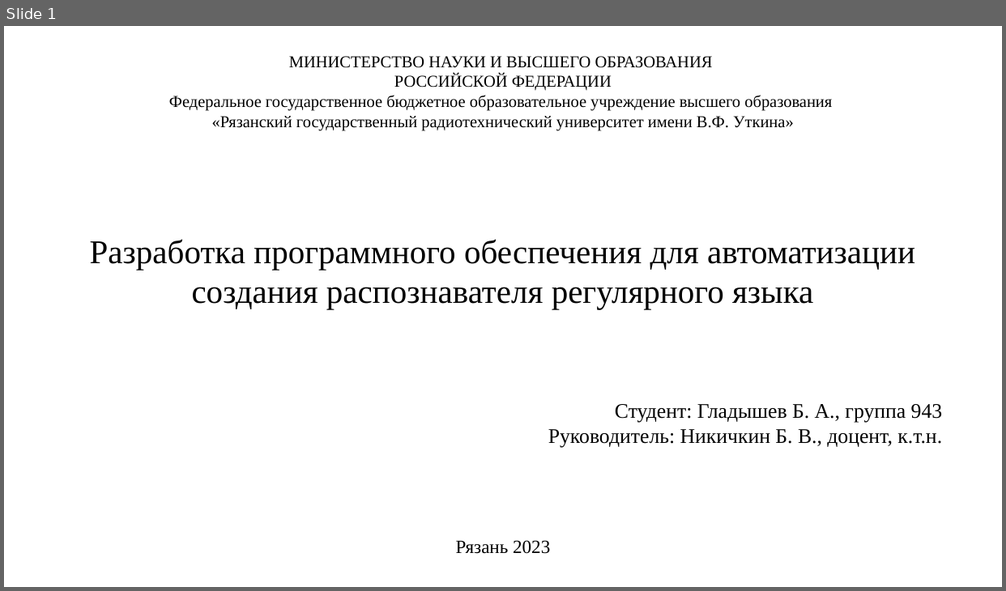
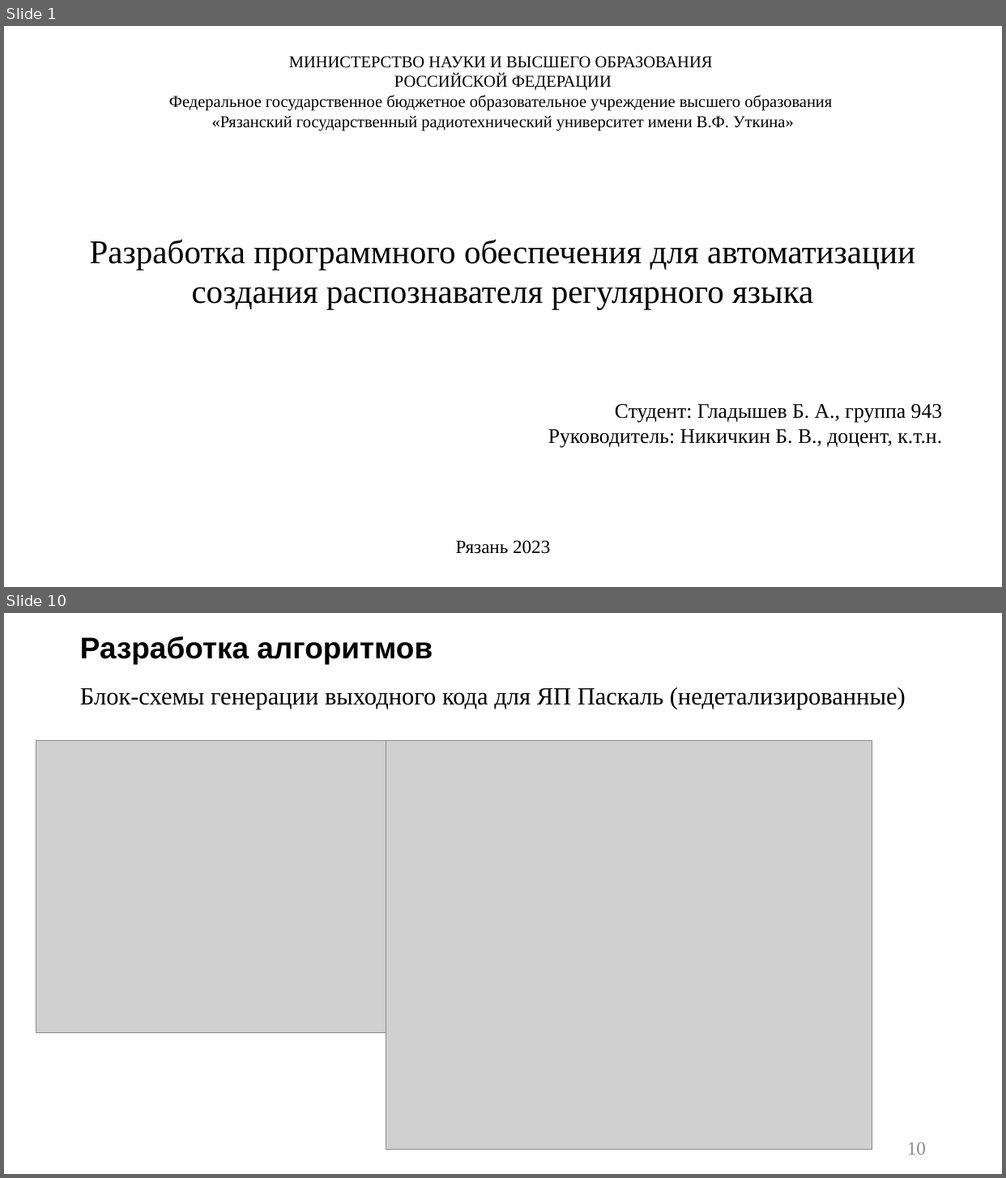
Before and after one commit to p6p62/RecognizerGenerator, a slide deck: Презентация на защиту.pptx. Shown one above the other, each under a label of ours: slide 1 before the commit, slides 1 and 10 after it; the slides between them are not shown. The pictures are 1006x591 and 1006x1178 pixels, drawn with LibreOffice and Linux fonts; fonts in the diff are those of the drawing; grey boxes stand for pictures. Boxes give left, top, right and bottom in pixels: in the first picture for what was removed or moved away, otherwise in the second. Text is boxed around its words. In the diff, an @@ line names an element or a change of style, - is before the commit and + after.

```diff
--- a/Презентация на защиту.pptx
+++ b/Презентация на защиту.pptx
@@ slide 10 added at (4, 613, 1002, 1174), background #FFFFFF @@
@@ title added at (80, 636, 432, 664), 28.8 pt, text #000000, bold @@
+Разработка алгоритмов
@@ text added at (80, 688, 906, 710), 23.8 pt, text #000000 @@
+Блок-схемы генерации выходного кода для ЯП Паскаль (недетализированные)
@@ picture added at (36, 740, 386, 1033) @@
@@ picture added at (386, 740, 872, 1149) @@
@@ page number added at (907, 1143, 926, 1155), 18 pt, text #8C8C8C @@
+10
```
Also in this commit, not shown: 7 slides changed, 6 other slides added, 2 slides removed.
